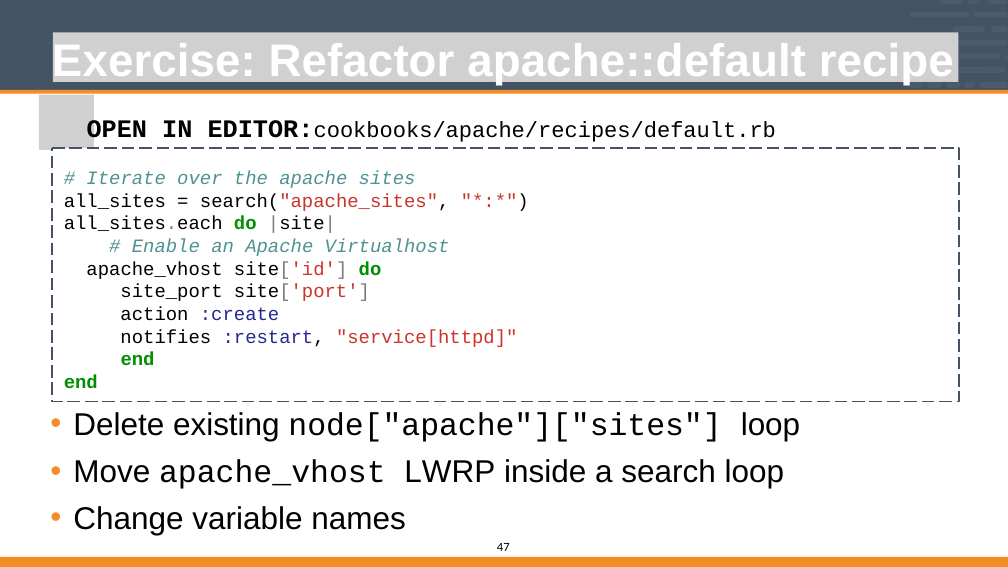
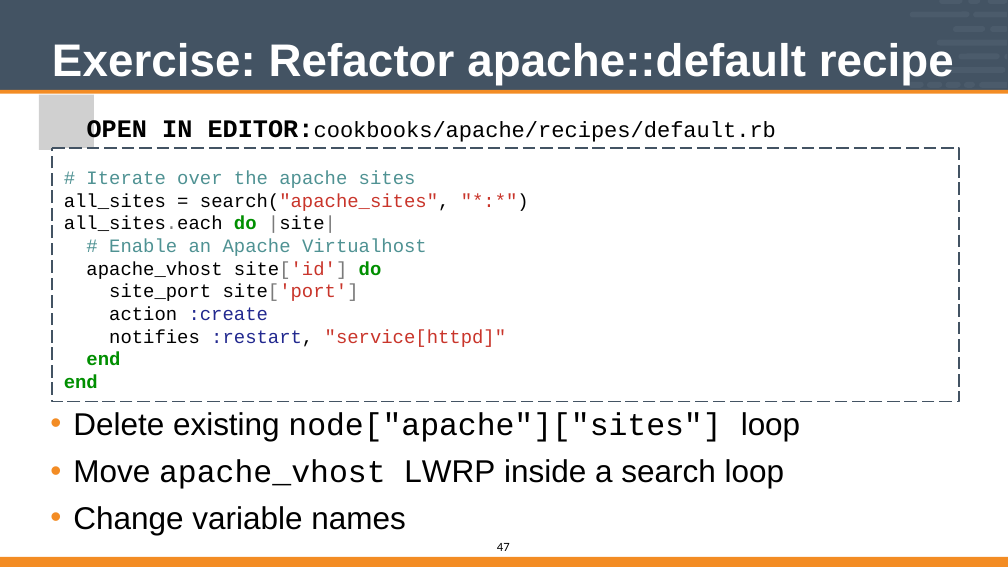
Before and after one commit to vinyar/chef-intermediate, a slide deck: slide 47 of Modules/04-Chef_Intermediate.pptx. Drawn at 1008x567 pixels with LibreOffice and Linux fonts; fonts in the diff are those of the drawing; grey boxes stand for pictures. Boxes give left, top, right and bottom in pixels: in the first picture for what was removed or moved away, otherwise in the second. Text is boxed around its words. In the diff, an @@ line names an element or a change of style, - is before the commit and + after.

Commit message:
Updated Custom Resources (04)
* Removed all smart quotes
* Removed all slide title drop shadows
* Fixed the code formatting on a large number of slides
* Fixed layout of "Open In Editor" for code slides
* Fixed code formatting across a large number of slides

This section is absolutely ugly.

```diff
--- a/Modules/04-Chef_Intermediate.pptx
+++ b/Modules/04-Chef_Intermediate.pptx
@@ picture removed at <box>53,32,958,82</box> @@
@@ text at <box>86,171,427,256</box>: italic off in "# Iterate over the apache sites", "# Enable an Apache Virtualhost" @@
```
Also in this commit, not shown: 17 other slides changed.
